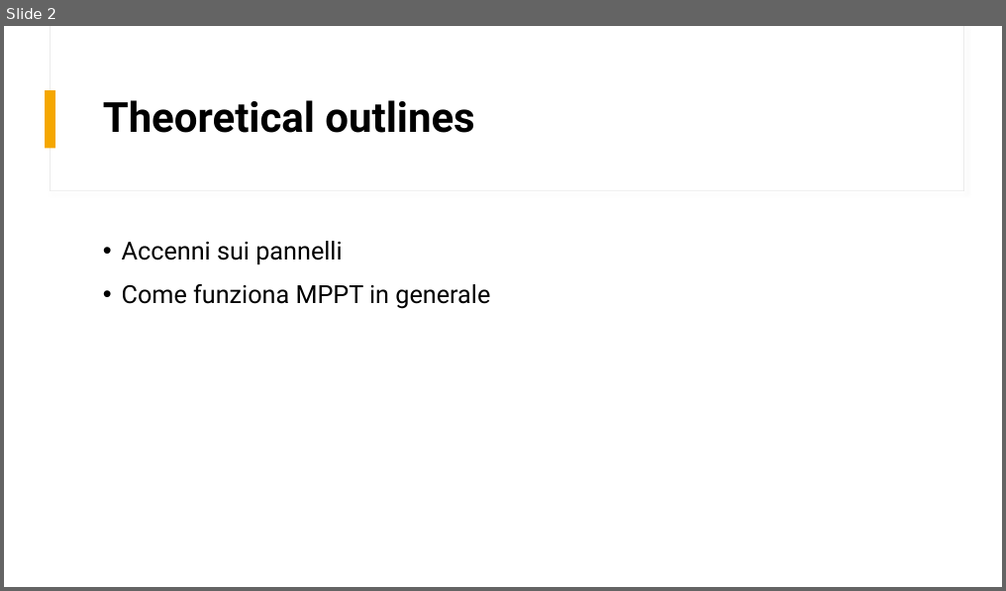
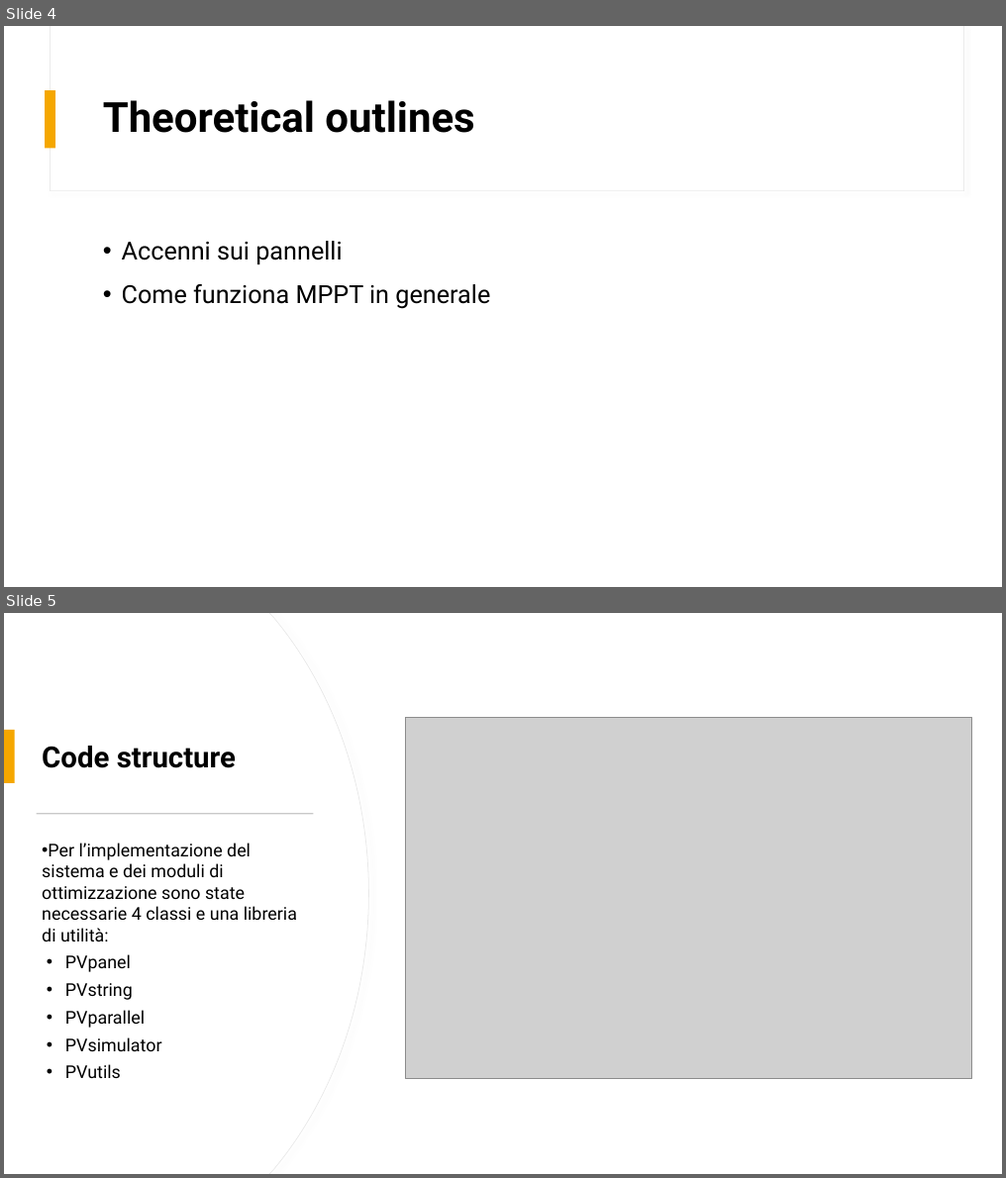
Before and after one commit to mdg217/RenewableEnergyProject, a slide deck: ProgettoRESM.pptx. Shown one above the other, each under a label of ours: slide 2 before the commit, slides 4 and 5 after it. The pictures are 1006x591 and 1006x1178 pixels, drawn with LibreOffice and Linux fonts; fonts in the diff are those of the drawing; grey boxes stand for pictures. Boxes give left, top, right and bottom in pixels: in the first picture for what was removed or moved away, otherwise in the second. Text is boxed around its words. In the diff, an @@ line names an element or a change of style, - is before the commit and + after.

Commit message:
[UPDATE] Insert some images for the presentation and corrent some lines

```diff
--- a/ProgettoRESM.pptx
+++ b/ProgettoRESM.pptx
@@ slide 5 added at [4, 613, 1002, 1174], background #FFFFFF; not listed: 2 template elements that a slide beside it also shows @@
@@ rectangle added at [4, 613, 1002, 1174], fill #FFFFFF @@
@@ freeform shape added at [4, 613, 368, 1174], fill #FFFFFF, outline #E9E9E9 0.75 pt @@
@@ freeform shape added at [4, 613, 368, 1174], fill #FFFFFF @@
@@ rectangle added at [4, 730, 15, 783], fill #F5A700 @@
@@ picture added at [405, 717, 972, 1078] @@
@@ title added at [42, 746, 236, 768], 28 pt, text #000000, bold @@
+Code structure
@@ rectangle added at [37, 813, 313, 814], fill #C9C9C9 @@
@@ text added at [42, 843, 297, 1078], 17 pt, text #000000 @@
+• Per l’implementazione del sistema e dei moduli di ottimizzazione sono state necessarie 4 classi e una libreria di utilità:
+• PVpanel
+• PVstring
+• PVparallel
+• PVsimulator
+• PVutils
@@ what was slide 2 is now slide 4 @@
```
Also in this commit, not shown: 16 other slides added, 2 slides removed, 9 other files.
